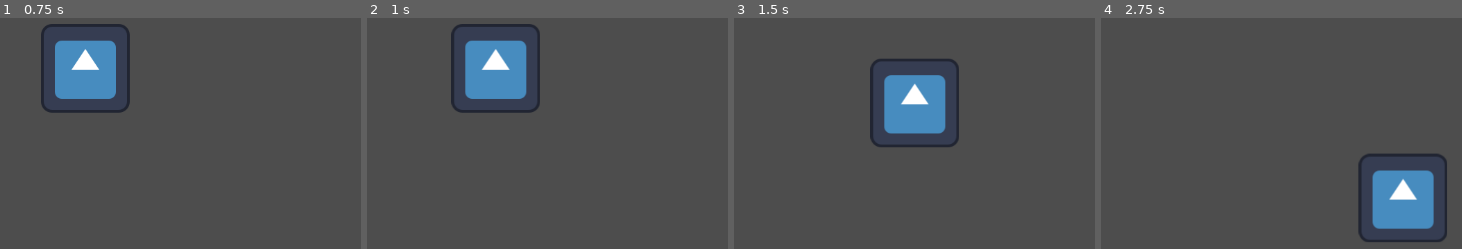
Above: before the commit, frames 1-4 (left to right).
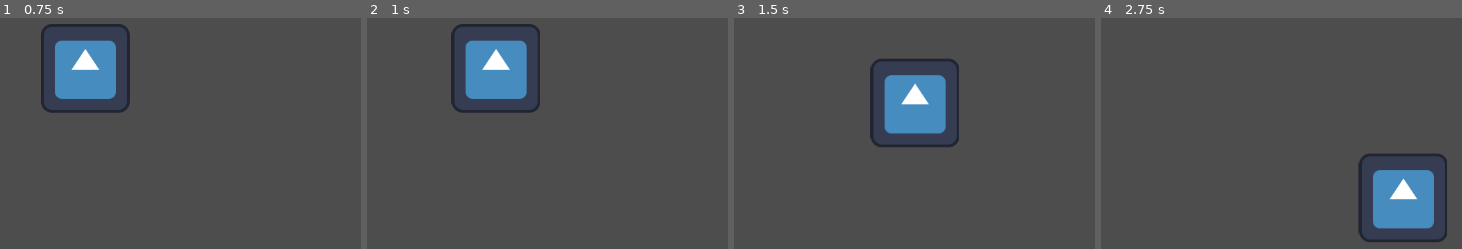
Above: after the commit, the same moments.

Repository: morbidskyy/ThatNightAtWolfstreet
Game: Godot game, scene res://scenes/main.tscn
Same seed, same stepped clock (60 frames per second), same inputs: the game is played once before the commit and once after it. The engine's default icon, where the game draws it, is replaced by a stand-in: a white triangle on a blue panel in a dark square.
Inputs:
- Up to frame 1 (0.75 s): tap Enter at 0.5 s; hold Right (ui_right) from 0.53 s (still down)
- Up to frame 2 (1 s): keep holding Right (ui_right)
- Up to frame 3 (1.5 s): release Right (ui_right) at 1.28 s; hold Down (ui_down) from 1.28 s (still down)
- Up to frame 4 (2.75 s): release Down (ui_down) at 2.03 s; hold Right (ui_right) from 2.03 s (still down)

Frame 1 is identical in both runs. In frame 2, 0.2% of the frame differs, in the area x 27-45%, y 10-35%; in frame 3, 0.2%; in frame 4, 0.3%, in the area x 72-93%, y 65-96%.

Commit message:
added option and pause menu

Diff:
--- a/project.godot
+++ b/project.godot
@@ -18,3 +18,7 @@
 [dotnet]
 
 project/assembly_name="that_night_at_wolfstreet"
+
+[rendering]
+
+textures/canvas_textures/default_texture_filter=0
--- /dev/null
+++ b/scenes/opcje.tscn
@@ -0,0 +1,53 @@
+[gd_scene load_steps=3 format=3 uid="uid://bp8aybmax04se"]
+
+[ext_resource type="Script" uid="uid://jk686c5ghtdi" path="res://scripts/guziki_opcje.gd" id="1_khasj"]
+
+[sub_resource type="CanvasTexture" id="CanvasTexture_6p1h6"]
+
+[node name="opcje" type="Control"]
+layout_mode = 3
+anchors_preset = 15
+anchor_right = 1.0
+anchor_bottom = 1.0
+grow_horizontal = 2
+grow_vertical = 2
+
+[node name="tło_opcje" type="TextureRect" parent="."]
+layout_mode = 1
+anchors_preset = 15
+anchor_right = 1.0
+anchor_bottom = 1.0
+grow_horizontal = 2
+grow_vertical = 2
+texture = SubResource("CanvasTexture_6p1h6")
+
+[node name="guziki_opcje" type="VBoxContainer" parent="."]
+custom_minimum_size = Vector2(500, 0)
+layout_mode = 1
+anchors_preset = 13
+anchor_left = 0.5
+anchor_right = 0.5
+anchor_bottom = 1.0
+offset_left = -250.0
+offset_right = 250.0
+offset_bottom = 2.0
+grow_horizontal = 2
+grow_vertical = 2
+alignment = 1
+script = ExtResource("1_khasj")
+
+[node name="język" type="Button" parent="guziki_opcje"]
+layout_mode = 2
+text = "język"
+
+[node name="dźwięk" type="Button" parent="guziki_opcje"]
+layout_mode = 2
+text = "dźwięk"
+
+[node name="powrót_opcje" type="Button" parent="guziki_opcje"]
+layout_mode = 2
+text = "język"
+
+[connection signal="pressed" from="guziki_opcje/język" to="guziki_opcje" method="_on_język_pressed"]
+[connection signal="pressed" from="guziki_opcje/dźwięk" to="guziki_opcje" method="_on_dźwięk_pressed"]
+[connection signal="pressed" from="guziki_opcje/powrót_opcje" to="guziki_opcje" method="_on_powrót_opcje_pressed"]
--- /dev/null
+++ b/scenes/pauza.tscn
@@ -0,0 +1,53 @@
+[gd_scene load_steps=3 format=3 uid="uid://i5apm5v3kqve"]
+
+[ext_resource type="Script" uid="uid://csia80odxhpgy" path="res://scripts/guziki_pauza.gd" id="1_qjro1"]
+
+[sub_resource type="CanvasTexture" id="CanvasTexture_8kpkn"]
+
+[node name="pauza" type="Control"]
+layout_mode = 3
+anchors_preset = 15
+anchor_right = 1.0
+anchor_bottom = 1.0
+grow_horizontal = 2
+grow_vertical = 2
+
+[node name="tło_pauza" type="TextureRect" parent="."]
+layout_mode = 1
+anchors_preset = 15
+anchor_right = 1.0
+anchor_bottom = 1.0
+grow_horizontal = 2
+grow_vertical = 2
+texture = SubResource("CanvasTexture_8kpkn")
+
+[node name="guziki_pauza" type="VBoxContainer" parent="."]
+custom_minimum_size = Vector2(500, 0)
+layout_mode = 1
+anchors_preset = 13
+anchor_left = 0.5
+anchor_right = 0.5
+anchor_bottom = 1.0
+offset_left = -250.0
+offset_right = 250.0
+offset_bottom = 2.0
+grow_horizontal = 2
+grow_vertical = 2
+alignment = 1
+script = ExtResource("1_qjro1")
+
+[node name="wznów" type="Button" parent="guziki_pauza"]
+layout_mode = 2
+text = "wznów"
+
+[node name="opcje_pauza" type="Button" parent="guziki_pauza"]
+layout_mode = 2
+text = "opcje"
+
+[node name="ekran_startowy" type="Button" parent="guziki_pauza"]
+layout_mode = 2
+text = "kran startowy"
+
+[connection signal="pressed" from="guziki_pauza/wznów" to="guziki_pauza" method="_on_wznów_pressed"]
+[connection signal="pressed" from="guziki_pauza/opcje_pauza" to="guziki_pauza" method="_on_opcje_pauza_pressed"]
+[connection signal="pressed" from="guziki_pauza/ekran_startowy" to="guziki_pauza" method="_on_ekran_startowy_pressed"]
--- a/scenes/player_1.tscn
+++ /dev/null
@@ -1,16 +0,0 @@
-[gd_scene load_steps=4 format=3 uid="uid://b32efwi1xc15v"]
-
-[ext_resource type="Script" uid="uid://crccelvcn6ilg" path="res://scripts/top_down_controls.gd" id="1_gneq0"]
-[ext_resource type="Texture2D" uid="uid://dqbimwegbpr8x" path="res://icon.svg" id="1_rfmnd"]
-
-[sub_resource type="RectangleShape2D" id="RectangleShape2D_gneq0"]
-size = Vector2(122, 112)
-
-[node name="player1" type="CharacterBody2D"]
-script = ExtResource("1_gneq0")
-
-[node name="player1_sprite" type="Sprite2D" parent="."]
-texture = ExtResource("1_rfmnd")
-
-[node name="player1_collision" type="CollisionShape2D" parent="."]
-shape = SubResource("RectangleShape2D_gneq0")
--- /dev/null
+++ b/scripts/guziki_opcje.gd
@@ -0,0 +1,10 @@
+extends VBoxContainer
+
+func _on_język_pressed() -> void:
+	pass # Replace with function body.
+
+func _on_dźwięk_pressed() -> void:
+	pass # Replace with function body.
+
+func _on_powrót_opcje_pressed() -> void:
+	pass # Replace with function body.
--- /dev/null
+++ b/scripts/guziki_pauza.gd
@@ -0,0 +1,10 @@
+extends VBoxContainer
+
+func _on_wznów_pressed() -> void:
+	pass
+
+func _on_opcje_pauza_pressed() -> void:
+	get_tree().change_scene_to_file("res://scenes/opcje.tscn")
+
+func _on_ekran_startowy_pressed() -> void:
+	pass # Replace with function body.
Not shown, added: scripts/guziki_opcje.gd.uid
Not shown, added: scripts/guziki_pauza.gd.uid
